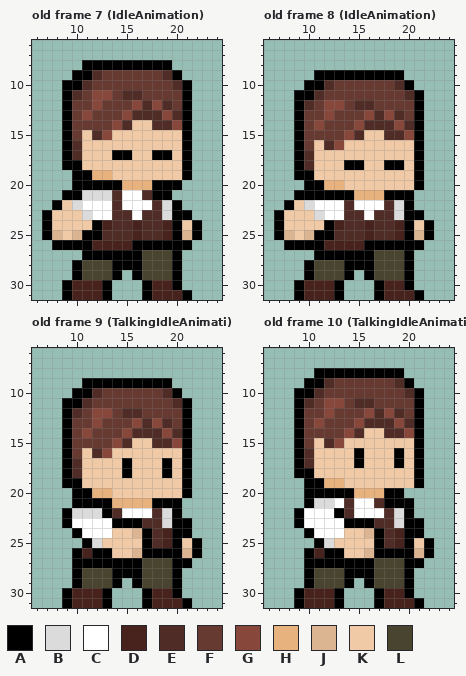
Pixel-art file -- VillagerSprites.ase. Above: the version before the commit.
32x32 pixels, 19 frames. Colours within 5 levels of each other are drawn and written as one. Shown: old frame 7 (IdleAnimation): x 6..24, y 6..31; old frame 8 (IdleAnimation): x 6..24, y 6..31; old frame 9 (TalkingIdleAnimati): x 6..24, y 6..31; old frame 10 (TalkingIdleAnimati): x 6..24, y 6..31. The commit also changed other frames, which this record leaves out.
Palette (. is transparent): A #000000  B #dbdbdb  C #ffffff  D #48231d  E #502c26  F #663931  G #87473b  H #e8b27e  J #dbb592  K #f0caa7  L #484430
Pixels before, old frame 7 (IdleAnimation), first column x 7:
 8 ....AAAAAAAAA...
 9 ...AAEFFFFFFEA..
10 ..AAEFFFFFFFFEA.
11 ..AEFGGFEEFFFFA.
12 ..AFFGFFFGEGEFA.
13 ..AFGFFFGEEEGEA.
14 ..AFFFFGEKKEEGA.
15 ..AFKEGKKKKKKKA.
16 ..AEKKKKKKKKKKA.
17 ..AEKKKAAKKAAKA.
18 ..AAKKKKKKKKKKA.
19 ...AAHHKKKKKKKA.
20 ...AAAAAHHHAAA..
21 ..AABBBECCEAA...
22 .AKBCCCECCCEBA..
23 AKKKBCCEECEEBAA.
24 AKKKKADEEDEEDAKA
25 AJKJAAEEEDEEDAJA
26 .AAAADDDDAAAAAA.
27 ....AAAAAALLLA..
28 ...ALLLAAALLLA..
29 ...ALLLA.ALLLA..
30 ..ADDDA...ADDA..
31 ..ADDDA...ADDDA.
Pixels before, old frame 8 (IdleAnimation), first column x 7:
 9 ....AAAAAAAAA...
10 ...AAEFFFFFFEA..
11 ..AAEFFFFFFFFEA.
12 ..AEFGGFEEFFFFA.
13 ..AFFGFFFGEGEFA.
14 ..AFGFFFGEEEGEA.
15 ..AFFFFGEKKEEGA.
16 ..AFKEGKKKKKKKA.
17 ..AEKKKKKKKKKKA.
18 ..AEKKKAAKKAAKA.
19 ..AAKKKKKKKKKKA.
20 ...AAHHKKKKKKKA.
21 ..AAAAAAHHHAAA..
22 .AKBCCCECCCEBA..
23 AKKKBCCEECEEBAA.
24 AKKKKADEEDEEDAKA
25 AJKJAAEEEDEEDAJA
26 .AAAADDDDAAAAAA.
27 ....AAAAAALLLA..
28 ...ALLLAAALLLA..
29 ...ALLLA.ALLLA..
30 ..ADDDA...ADDA..
31 ..ADDDA...ADDDA.
Pixels before, old frame 9 (TalkingIdleAnimati), first column x 9:
 9 ..AAAAAAAAA...
10 .AAEFFFFFFEA..
11 AAEFFFFFFFFEA.
12 AEFGGFEEFFFFA.
13 AFFGFFFGEGEFA.
14 AFGFFFGEEEGEA.
15 AFFFFGEKKEEGA.
16 AFKEGKKKKKKKA.
17 AEKKKKAKKKAKA.
18 AEKKKKAKKKAKA.
19 AAKKKKKKKKKKA.
20 .AAHHKKKKKKKA.
21 .AAAAHHHHAAA..
22 ABBBAECCCEBA..
23 ACCCCAAAEEBAA.
24 .ACCCKKJAEDAA.
25 ..ABKKKKAEDAKA
26 .ADAAKKJAAAAJA
27 .AAAAAAALLLAA.
28 .ALLLAAALLLA..
29 .ALLLA.ALLLA..
30 ADDDA...ADDA..
31 ADDDA...ADDDA.
Pixels before, old frame 10 (TalkingIdleAnimati), first column x 9:
 8 ..AAAAAAAAA...
 9 .AAEFFFFFFEA..
10 AAEFFFFFFFFEA.
11 AEFGGFEEFFFFA.
12 AFFGFFFGEGEFA.
13 AFGFFFGEEEGEA.
14 AFFFFGEKKEEGA.
15 AFKEGKKKKKKKA.
16 AEKKKKAKKKAKA.
17 AEKKKKAKKKAKA.
18 AAKKKKKKKKKKA.
19 .AAHHKKKKKKKA.
20 .AAAAAHHHAA...
21 .ABBCECCEAAA..
22 ACCCAECCCEBA..
23 ACCCCAAAEEBAA.
24 .ACCCKKJAEDAA.
25 ..ABKKKKAEDAKA
26 .ADAAKKJAAAAJA
27 .AAAAAAALLLAA.
28 .ALLLAAALLLA..
29 .ALLLA.ALLLA..
30 ADDDA...ADDA..
31 ADDDA...ADDDA.
After:
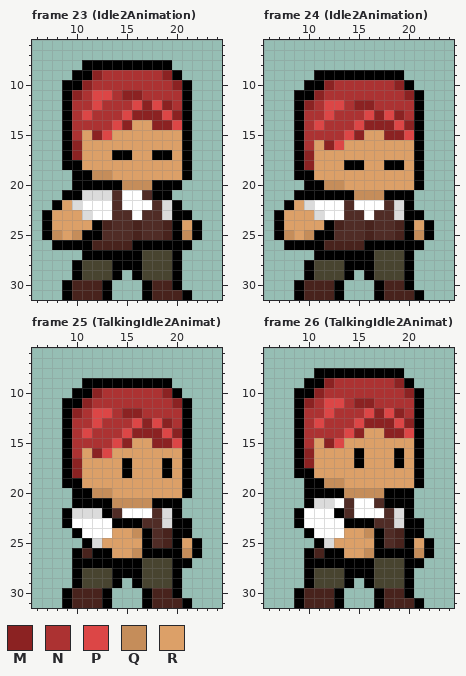
Colours new in this view: M #8b2222  N #ac3232  P #dc4646  Q #c58d5a  R #dca068
A new or re-ordered frame is compared with the old frame closest to it.
Changes in this commit:
frames 19 -> 48
Changed rows in their new state; - is an unchanged pixel.
Frame 23 (Idle2Animation) is new; against old frame 7 (IdleAnimation), layer "Layer 2":
first column x 8:
 9 ----MNNNNNNM--
10 ---MNNNNNNNNM-
11 --MNPPNMMNNNN-
12 --NNPNNNPMPMN-
13 --NPNNNPMMMPM-
14 --NNNNPMRRMMP-
15 --NRMPRRRRRRR-
16 --MRRRRRRRRRR-
17 --MRRR--RR--R-
18 ---RRRRRRRRRR-
19 ----QQRRRRRRR-
20 -------QQQ----
22 -R------------
23 RRR-----------
24 RRRR---------R
25 QRQ----------Q
Frame 24 (Idle2Animation) is new; against old frame 8 (IdleAnimation), layer "Layer 2":
first column x 8:
10 ----MNNNNNNM--
11 ---MNNNNNNNNM-
12 --MNPPNMMNNNN-
13 --NNPNNNPMPMN-
14 --NPNNNPMMMPM-
15 --NNNNPMRRMMP-
16 --NRMPRRRRRRR-
17 --MRRRRRRRRRR-
18 --MRRR--RR--R-
19 ---RRRRRRRRRR-
20 ----QQRRRRRRR-
21 -------QQQ----
22 -R------------
23 RRR-----------
24 RRRR---------R
25 QRQ----------Q
Frame 25 (TalkingIdle2Animat) is new; against old frame 9 (TalkingIdleAnimati), layer "Layer 2":
first column x 10:
10 --MNNNNNNM--
11 -MNNNNNNNNM-
12 MNPPNMMNNNN-
13 NNPNNNPMPMN-
14 NPNNNPMMMPM-
15 NNNNPMRRMMP-
16 NRMPRRRRRRR-
17 MRRRR-RRR-R-
18 MRRRR-RRR-R-
19 -RRRRRRRRRR-
20 --QQRRRRRRR-
21 ----QQQQ----
24 ----RRQ-----
25 ---RRRR----R
26 ----RRQ----Q
Frame 26 (TalkingIdle2Animat) is new; against old frame 10 (TalkingIdleAnimati), layer "Layer 2":
first column x 10:
 9 --MNNNNNNM-
10 -MNNNNNNNNM
11 MNPPNMMNNNN
12 NNPNNNPMPMN
13 NPNNNPMMMPM
14 NNNNPMRRMMP
15 NRMPRRRRRRR
16 MRRRR-RRR-R
17 MRRRR-RRR-R
18 -RRRRRRRRRR
19 --QQRRRRRRR
20 ----QQQQ--A
first column x 13:
24 -RRQ-----
25 RRRR----R
26 -RRQ----Q
